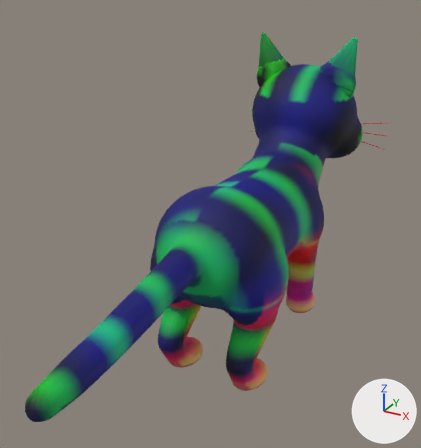
Renders of the glTF model art/models/fauna/cat.glb from each side of a commit.
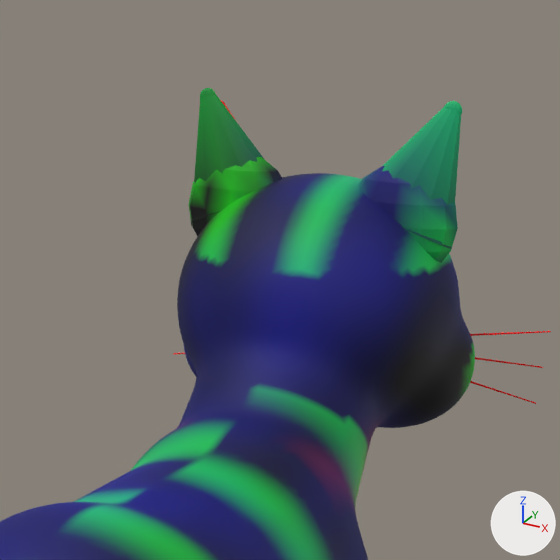
Each version appears first whole from a 50 mm camera at (0.298, -0.659, 0.492) aimed at (-0.017, -0.086, 0.206), and next in a close-up on the part from 44% to 94% of the width and 0% to 46% of the height. Lighting does not change. The marker at lower right points along +X, +Y and +Z. The older version's two pictures come first. Vertices at exactly the same position are counted once.

Names of what the first close-up shows: 'CatBody', 'Ear-1', 'Ear1' and 3 more.
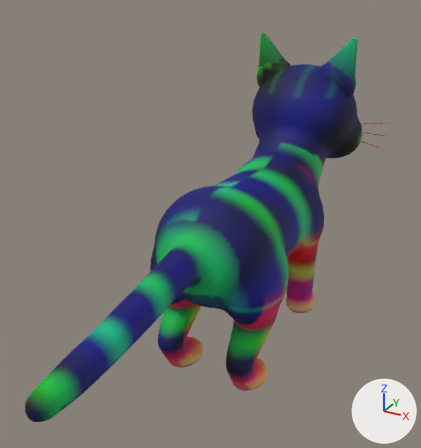
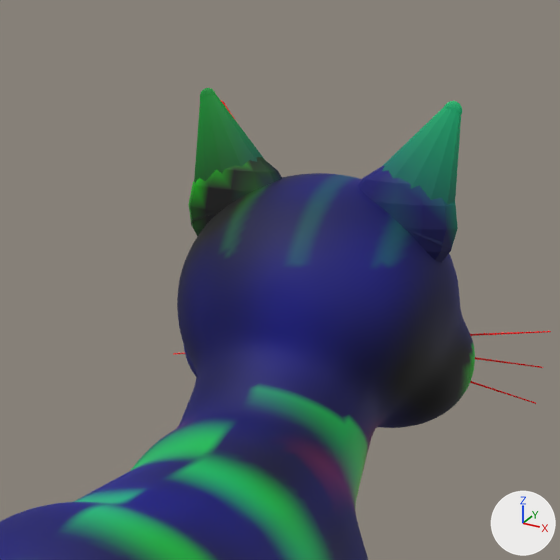
Where the change shows, as pixel boxes [x1, y1, x2, y2] in the close-ups (560 x 560 px):
part 1 of me_catbody, recoloured (cyan to blue): [196, 174, 452, 279] in both
part 2 of me_catbody, recoloured: [192, 173, 452, 281] in both
part 3 of me_ear_1, recoloured: [188, 142, 280, 236] in both
part 4 of me_ear1, recoloured: [358, 127, 458, 263] in both

The change in detail:
me_catbody has 17432 vertices, 34860 faces and spans x -0.086..0.086, y -0.411..0.25, z 0.0..0.363.
me_catbody is used by ob_catbody; location (0.0, 0.0, 0.0).
me_catbody part 1: 916 faces centred in x -0.056..0.071, y 0.112..0.239, z 0.32..0.363 are repainted in the vertex colours; the middle colour goes from cyan #00dcb1 to blue #0000b1.
me_catbody part 2: 763 faces centred in x -0.069..0.069, y 0.111..0.24, z 0.32..0.363 are repainted in the vertex colours; the middle colour goes from blue #002cc4 to blue #0035c4.
me_ear_1 has 196 vertices, 380 faces and spans x -0.077..-0.015, y 0.156..0.182, z 0.311..0.405.
me_ear_1 is used by ob_ear_1; location (0.0, 0.0, 0.0).
me_ear_1 part 3: 109 kept faces spanning x -0.077..-0.017, y 0.156..0.182, z 0.3201..0.4012 get new vertex colours.
me_ear1 has 196 vertices, 380 faces and spans x 0.015..0.077, y 0.156..0.182, z 0.311..0.405.
me_ear1 is used by ob_ear1; location (0.0, 0.0, 0.0).
me_ear1 part 4: 127 kept faces spanning x 0.015..0.077, y 0.156..0.182, z 0.3201..0.4018 get new vertex colours.
